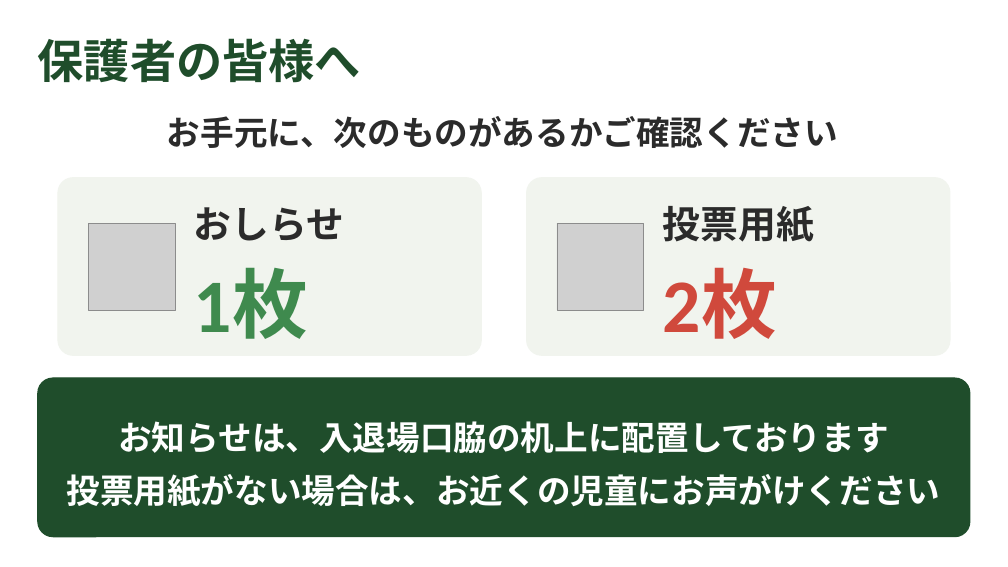
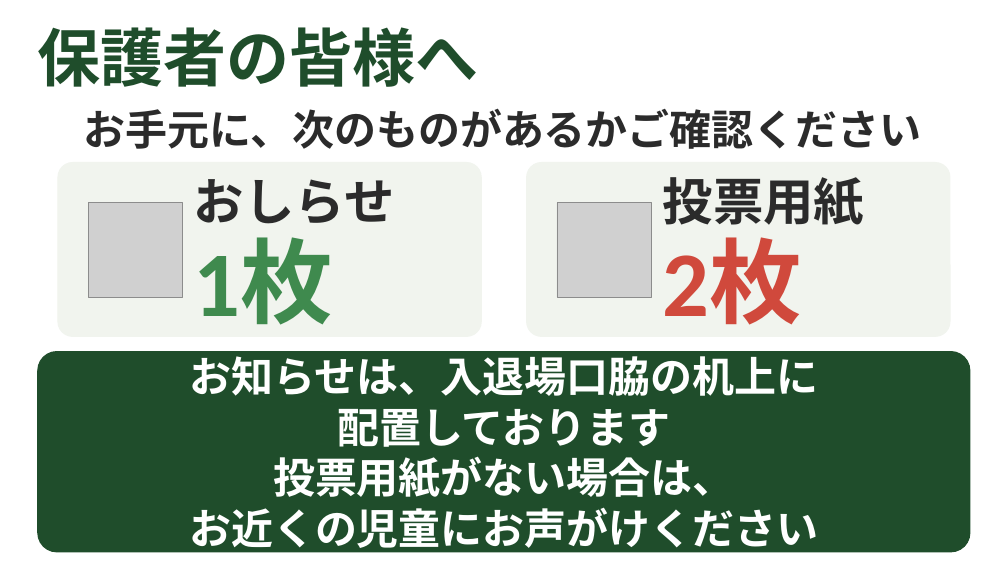
Before and after one commit to liberabitjp-hue/-, a slide deck: slide 1 of slides/お米アピール大作戦_発表スライド.pptx. Drawn at 1008x567 pixels with LibreOffice and Linux fonts; fonts in the diff are those of the drawing; grey boxes stand for pictures. Boxes give left, top, right and bottom in pixels: in the first picture for what was removed or moved away, otherwise in the second. Text is boxed around its words. In the diff, an @@ line names an element or a change of style, - is before the commit and + after.

```diff
--- a/slides/お米アピール大作戦_発表スライド.pptx
+++ b/slides/お米アピール大作戦_発表スライド.pptx
@@ title "保護者の皆様へ" at (38, 27, 479, 87): size 44 to 60 pt @@
@@ text "お手元に、次のものがあるかご確認ください" at (84, 108, 922, 149): size 32 to 40 pt @@
@@ rounded rectangle: place and size @@
-rounded rectangle at (58, 178, 482, 355)
+rounded rectangle at (58, 163, 482, 337)
@@ text "おしらせ": place and size @@
-text "おしらせ" at (194, 207, 344, 241)
+text "おしらせ" at (194, 179, 395, 224)
@@ text "おしらせ" at (194, 179, 395, 224): size 36 to 48 pt @@
@@ rounded rectangle: place and size @@
-rounded rectangle at (527, 178, 951, 355)
+rounded rectangle at (527, 163, 951, 337)
@@ text "投票用紙" at (663, 177, 865, 225): size 36 to 48 pt @@
@@ text "投票用紙": place and size @@
-text "投票用紙" at (663, 206, 814, 242)
+text "投票用紙" at (663, 177, 865, 225)
@@ picture: place and size @@
-picture at (88, 223, 175, 310)
+picture at (88, 203, 183, 297)
@@ picture: place and size @@
-picture at (557, 223, 644, 310)
+picture at (557, 203, 652, 297)
@@ text "1枚": place and size @@
-text "1枚" at (194, 270, 308, 339)
+text "1枚" at (194, 240, 333, 325)
@@ text "1枚" at (194, 240, 333, 325): size 72 to 88 pt @@
@@ text "2枚" at (663, 240, 802, 325): size 72 to 88 pt @@
@@ text "2枚": place and size @@
-text "2枚" at (663, 270, 777, 339)
+text "2枚" at (663, 240, 802, 325)
@@ rounded rectangle: place and size @@
-rounded rectangle at (38, 378, 970, 537)
+rounded rectangle at (38, 352, 970, 552)
@@ text at (189, 350, 819, 554): text changed; size 32 to 40 pt @@
-お知らせは、入退場口脇の机上に配置しております
-投票用紙がない場合は、お近くの児童にお声がけください
+お知らせは、入退場口脇の机上に
+配置しております
+投票用紙がない場合は、
+お近くの児童にお声がけください
```
Also in this commit, not shown: 12 other slides changed.
